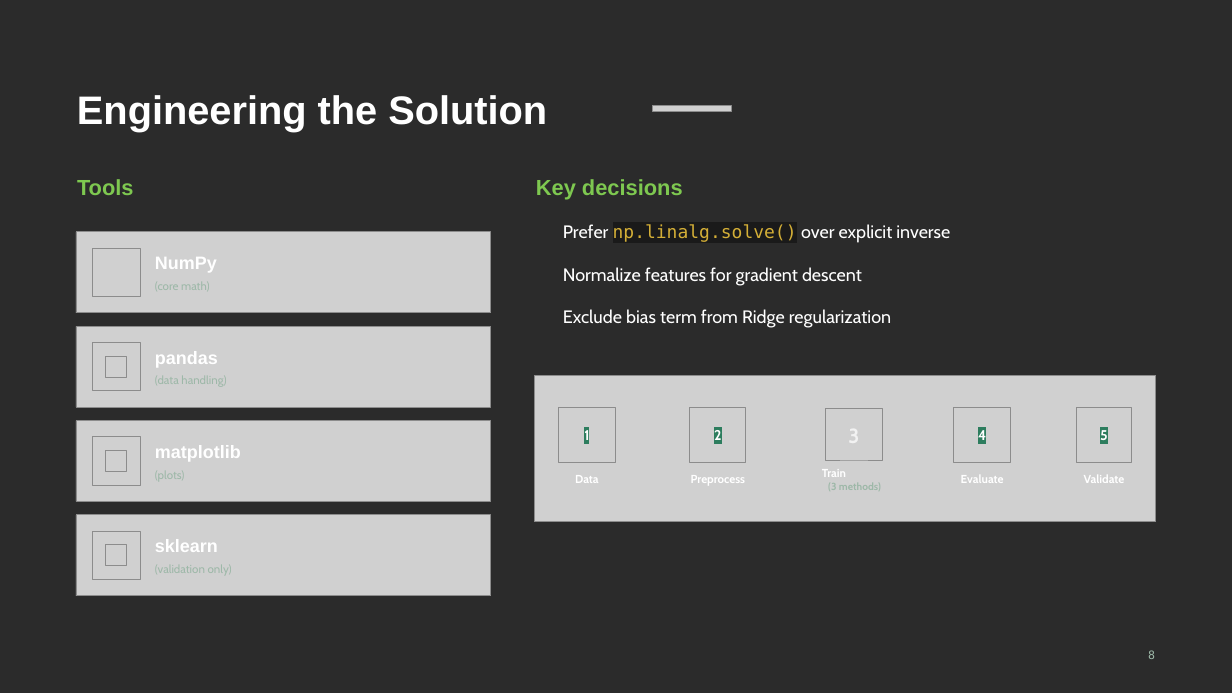
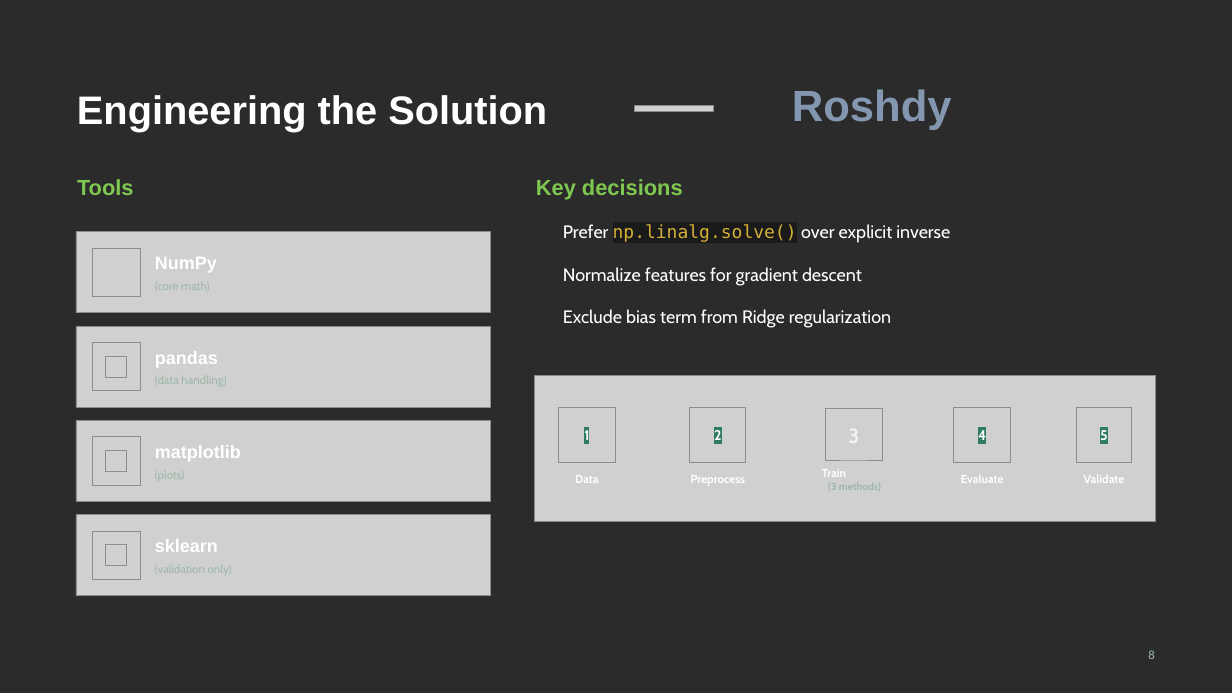
Before and after one commit to AhmedMohammedRo/Linear_Algebra_Project, a slide deck: slide 8 of Linear Regression CO₂ Emissions.pptx. Drawn at 1232x693 pixels with LibreOffice and Linux fonts; fonts in the diff are those of the drawing; grey boxes stand for pictures; background and template pictures are left out; a plain dark background stands for a picture behind light text. Boxes give left, top, right and bottom in pixels: in the first picture for what was removed or moved away, otherwise in the second. Text is boxed around its words. In the diff, an @@ line names an element or a change of style, - is before the commit and + after.

```diff
--- a/Linear Regression CO₂ Emissions.pptx
+++ b/Linear Regression CO₂ Emissions.pptx
@@ text added at [792,89,952,130], 34 pt, text #8497B0, bold @@
+Roshdy
@@ picture: place and size @@
-picture at [653,106,731,112]
+picture at [634,106,713,112]
```
Also in this commit, not shown: 9 other slides changed, 3 other files.
